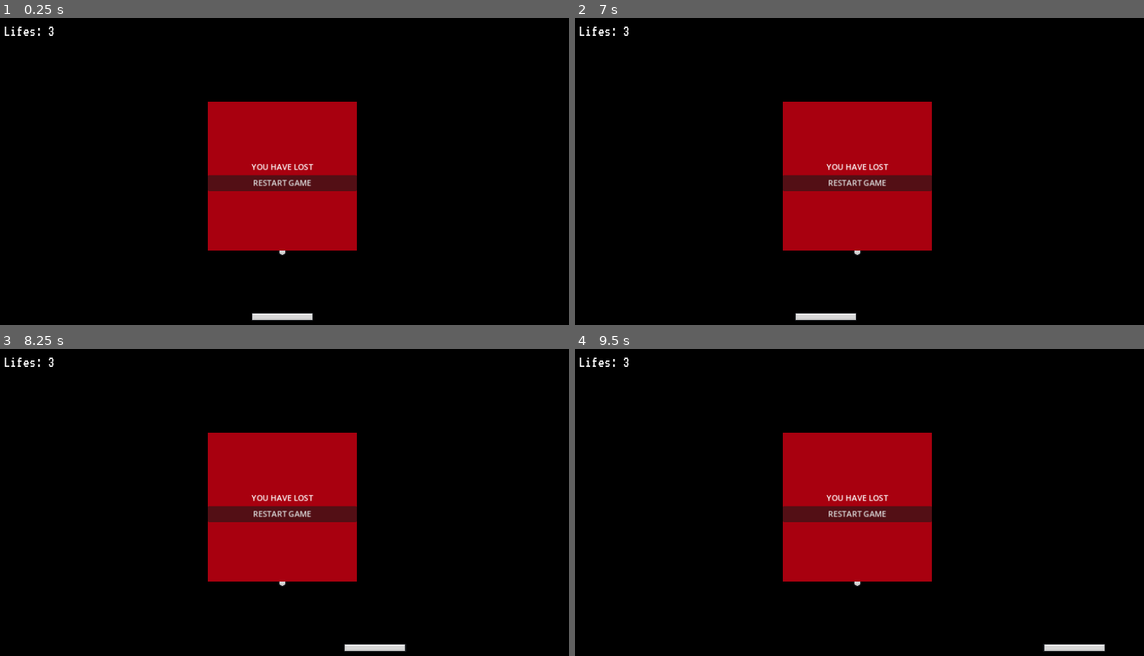
Above: before the commit, frames 1-4 (two rows, left to right).
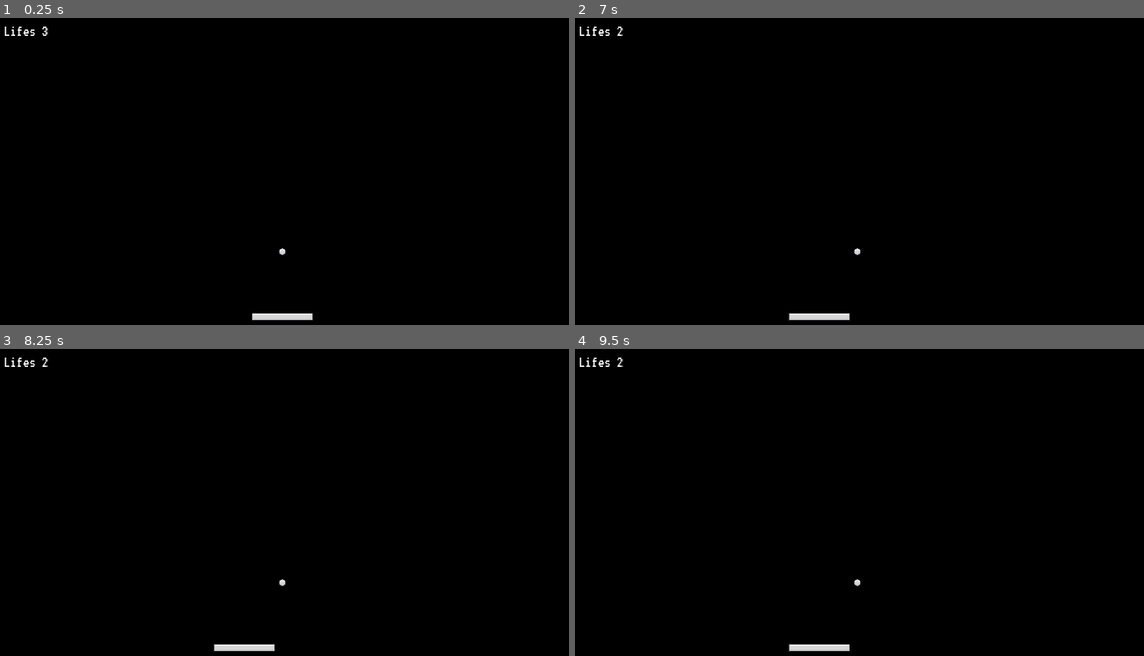
Above: after the commit, the same moments.

Repository: nichang1217/Brick-Breaker
Game: Godot game, scene res://Scenes/main.tscn
Two runs of this game, one before a commit and one after it. Both use one fixed random seed, a clock stepped at 60 frames per second and the inputs below.
Inputs (mouse positions are in pixels of both pictures, inside the frame that each line leads up to):
- Up to frame 1 (0.25 s): no input
- Up to frame 2 (7 s): click (859, 183) at 0.5 s, where only the run before the commit has a clickable "RESTART GAME"; click (859, 183) at 1.25 s, where only the run before the commit has a clickable "RESTART GAME"; click (859, 183) at 2 s, where only the run before the commit has a clickable "RESTART GAME"; tap Enter at 2.75 s; hold D (right) 2.78-4.28 s; hold A (left) 4.28-6.53 s; hold D (right) from 6.53 s (still down)
- Up to frame 3 (8.25 s): keep holding D (right)
- Up to frame 4 (9.5 s): keep holding D (right)

The runs differ from the first frame. In frame 1, 13% of the frame differs, in the area x 6-63%, y 2-76%; in frame 2, 13%; in frame 3, 13%, in the area x 6-72%, y 2-99%; in frame 4, 13%.

Commit message:
check3 done

Diff:
--- a/Scenes/ui.tscn
+++ b/Scenes/ui.tscn
@@ -34,6 +34,7 @@
 text = "Lifes: 3"
 
 [node name="GameLostContainer" type="CenterContainer" parent="."]
+visible = false
 anchors_preset = 15
 anchor_right = 1.0
 anchor_bottom = 1.0
--- a/Scripts/ball.gd
+++ b/Scripts/ball.gd
@@ -1,6 +1,8 @@
 extends CharacterBody2D
 
 class_name Ball
+
+signal life_lost
 
 const VELOCITY_LIMIT = 40
 
@@ -9,6 +11,8 @@
 @export var death_zone: DeathZone
 @export var ui: UI
 
+
+
 var speed_up_factor = 1.05
 
 @onready var collision_shape_2d = $CollisionShape2D
@@ -16,6 +20,7 @@
 var start_position: Vector2
 
 func _ready():
+	ui.set_lifes(lifes)
 	start_position = position
 	death_zone.life_lost.connect(on_life_lost)
 
@@ -36,10 +41,11 @@
 func on_life_lost():
 	lifes -= 1
 	if lifes == 0:
-		pass
-		#GAME OVER
+		ui.game_over()
 	else:
+		life_lost.emit()
 		reset_ball()
+		ui.set_lifes(lifes)
 
 func reset_ball():
 	position = start_position
--- a/Scripts/paddle.gd
+++ b/Scripts/paddle.gd
@@ -14,6 +14,7 @@
 @onready var collision_shape_2d = $CollisionShape2D
 
 func _ready():
+	ball.life_lost.connect(on_ball_lost)
 	camera_rect = camera.get_viewport_rect()
 	half_paddle_width = collision_shape_2d.shape.get_rect().size.x / 2 * scale.x
 
@@ -41,3 +42,7 @@
 	if direction != Vector2.ZERO && !is_ball_started:
 		ball.start_ball()
 		is_ball_started = true
+
+func on_ball_lost():
+	is_ball_started = false
+	direction = Vector2.ZERO
--- a/Scripts/ui.gd
+++ b/Scripts/ui.gd
@@ -3,10 +3,14 @@
 class_name UI
 
 @onready var lifes_label = %LifesLabel
+@onready var game_lost_container = $GameLostContainer
 
 func set_lifes(lifes: int):
 	lifes_label.text = "Lifes %d" % lifes
 
+func game_over():
+	game_lost_container.show()
+
 
 func _on_game_lost_button_pressed():
 	get_tree().reload_current_scene()
